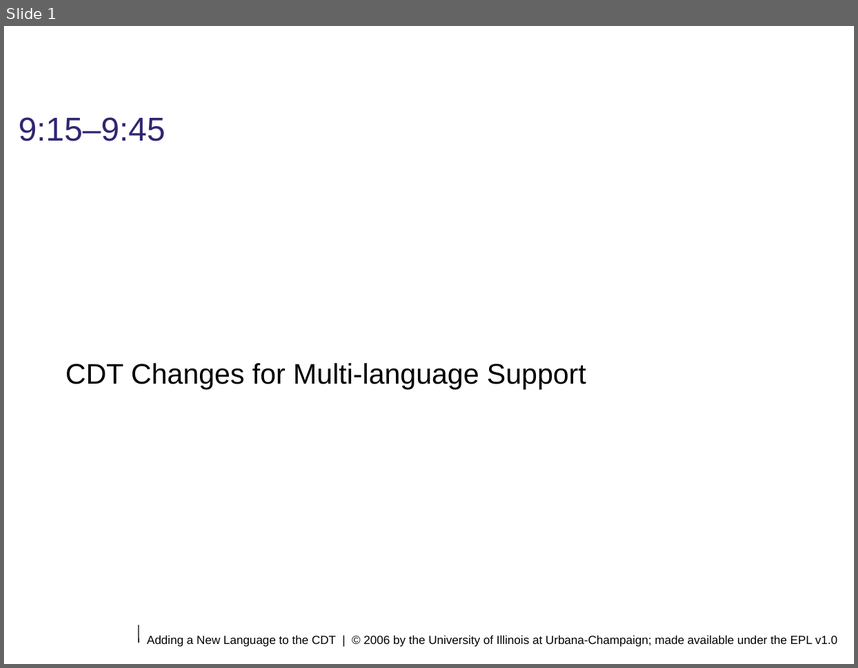
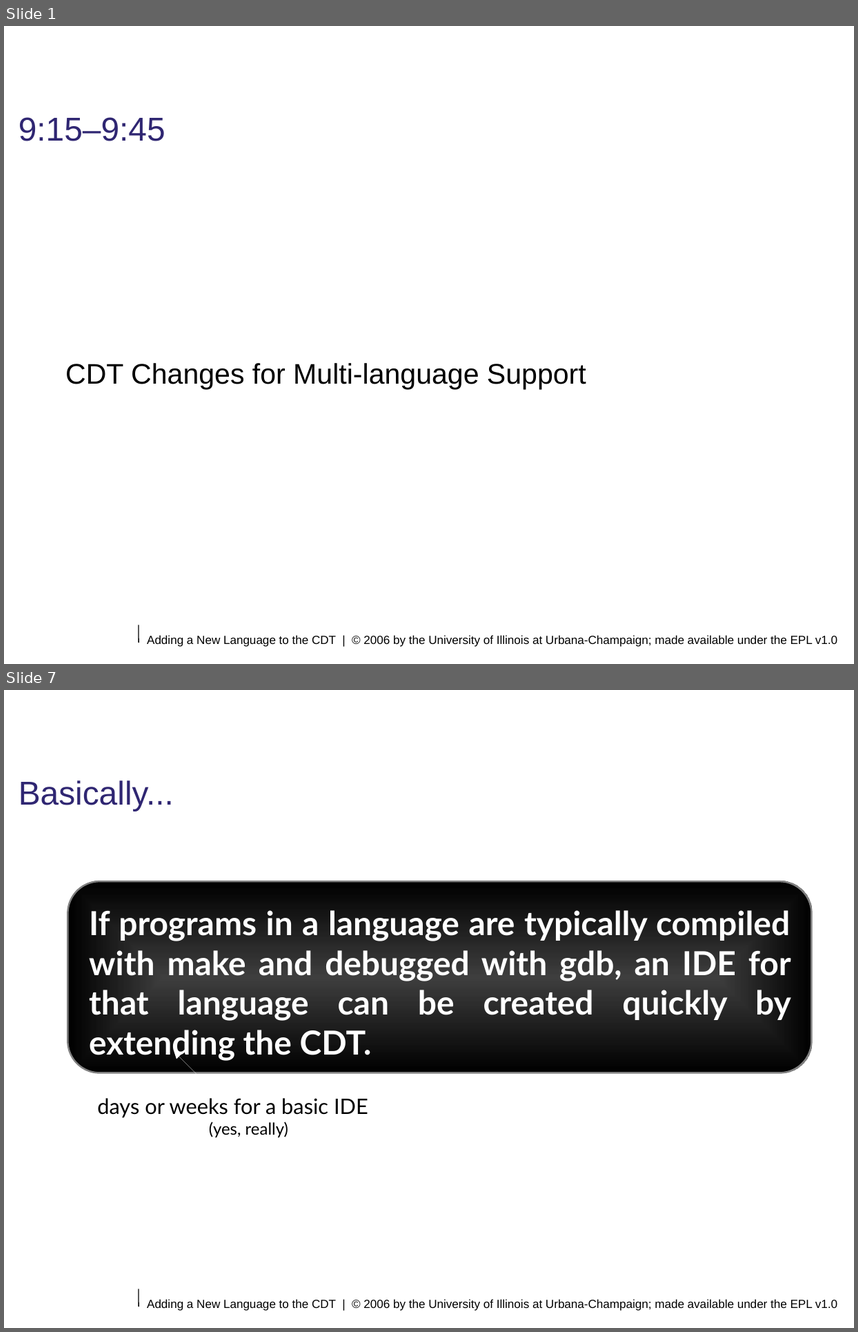
Before and after one commit to eclipse-ptp/ptp.photran, a slide deck: org.eclipse.photran-dev-docs/eclipsecon-2006/cdt-changes-for-multilanguage-support.odp. Shown one above the other, each under a label of ours: slide 1 before the commit, slides 1 and 7 after it; the slides between them are not shown. The pictures are 858x668 and 858x1332 pixels, drawn with LibreOffice and Linux fonts; fonts in the diff are those of the drawing; background and template pictures are left out. Boxes give left, top, right and bottom in pixels: in the first picture for what was removed or moved away, otherwise in the second. Text is boxed around its words. In the diff, an @@ line names an element or a change of style, - is before the commit and + after.

```diff
--- a/org.eclipse.photran-dev-docs/eclipsecon-2006/cdt-changes-for-multilanguage-support.odp
+++ b/org.eclipse.photran-dev-docs/eclipsecon-2006/cdt-changes-for-multilanguage-support.odp
@@ slide 7 added at (x1=4, y1=690, x2=854, y2=1328), background #FFFFFF; not listed: 2 template elements that a slide beside it also shows @@
@@ title added at (x1=18, y1=780, x2=174, y2=811), 28 pt, text #2F2672 @@
+Basically...
@@ rounded rectangle added at (x1=67, y1=881, x2=811, y2=1072), fill gradient #000000, outline #808080 1.45 pt @@
@@ text added at (x1=89, y1=910, x2=791, y2=1061), 28 pt, text #FFFFFF, bold @@
+If programs in a language are typically compiled with make and debugged with gdb, an IDE for that language can be created quickly by extending the CDT.
@@ arrow added from (232, 1109) to (174, 1052), #FFFFFF 0 pt @@
@@ text added at (x1=97, y1=1098, x2=368, y2=1137), 18 pt, text #000000 @@
+days or weeks for a basic IDE
+(yes, really)
```
Also in this commit, not shown: 20 other slides added.
